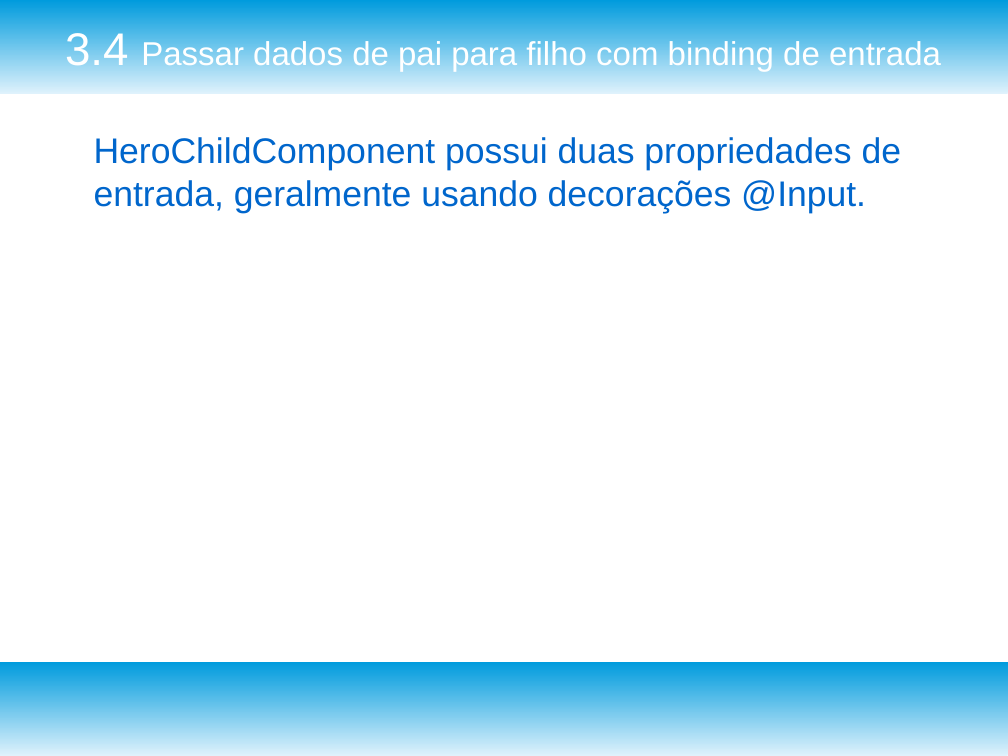
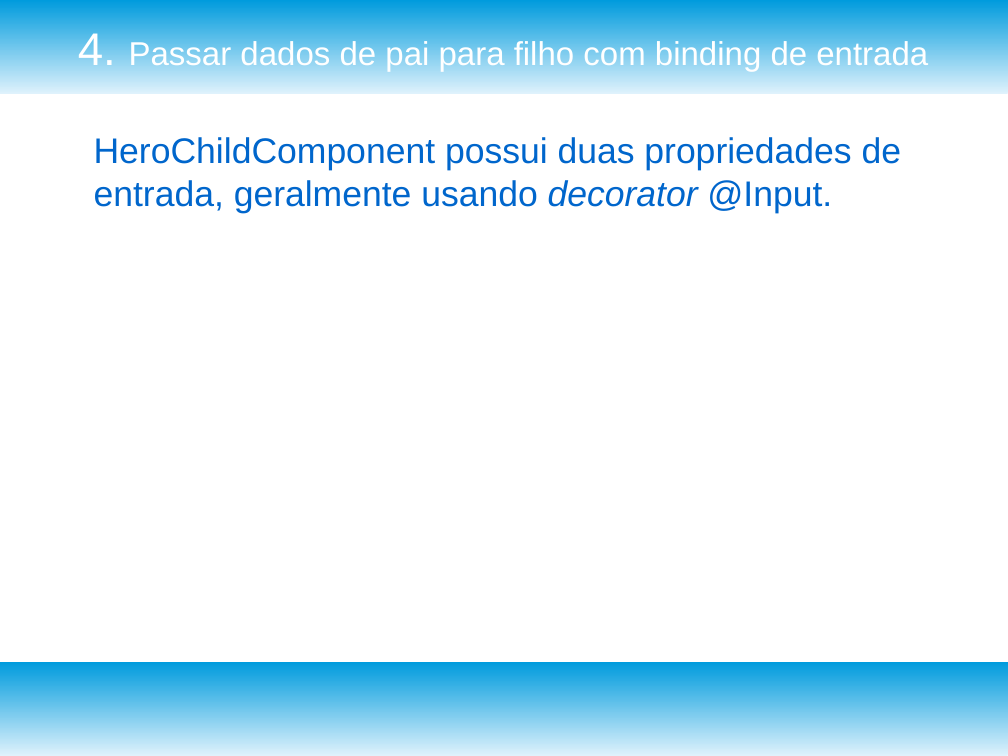
Before and after one commit to josivanribeiro/treinamentoangular, a slide deck: slide 25 of TreinamentoAngular_Aula_3.odp. Drawn at 1008x756 pixels with LibreOffice and Linux fonts; fonts in the diff are those of the drawing. Boxes give left, top, right and bottom in pixels: in the first picture for what was removed or moved away, otherwise in the second. Text is boxed around its words. In the diff, an @@ line names an element or a change of style, - is before the commit and + after.

```diff
--- a/TreinamentoAngular_Aula_3.odp
+++ b/TreinamentoAngular_Aula_3.odp
@@ title at <box>78,30,928,72</box>: text changed @@
-3.4 Passar dados de pai para filho com binding de entrada
+4. Passar dados de pai para filho com binding de entrada
@@ text at <box>94,137,902,213</box>: text changed @@
-HeroChildComponent possui duas propriedades de entrada, geralmente usando decorações @Input.
+HeroChildComponent possui duas propriedades de entrada, geralmente usando decorator @Input.
```
Also in this commit, not shown: 4 other slides changed, 22 slides added, 14 other files.
